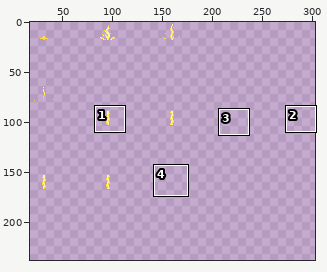
File history of a sprite sheet, Test1/Sprites/ShootingRay.png. Above: a wide view before the commit, with the close-up outlined.
Close-up. As it was:
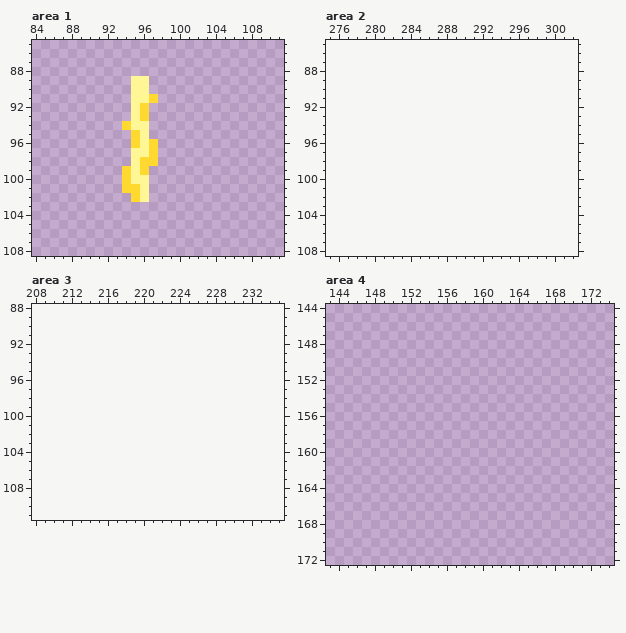
The file is 192x192 pixels. Shown: area 1: x 84..111, y 85..108; area 2: x 275..302, y 85..108; area 3: x 208..235, y 88..111; area 4: x 143..174, y 144..172. The old version is drawn lined up with the new one, on the new canvas. The wide view leaves out empty margins. The commit also changed other parts of the picture, which this record leaves out.
After:
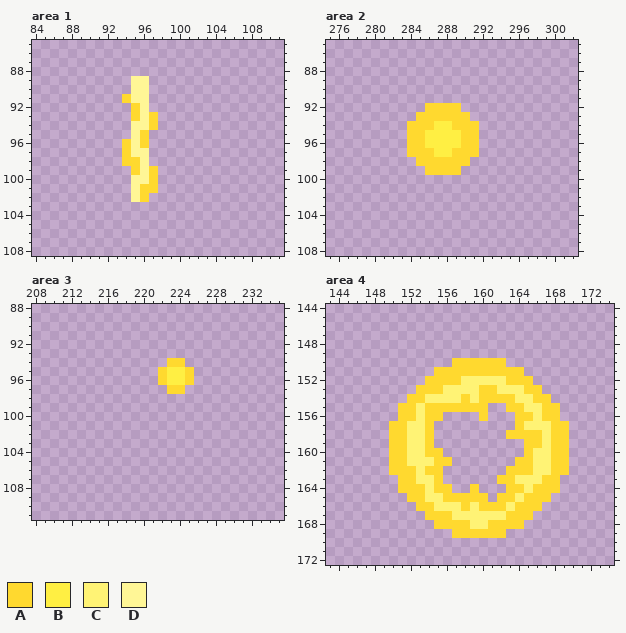
Palette (. is transparent): A #ffd92f  B #ffef43  C #fff375  D #fff696
What changed:
{"change": "canvas 192x192 -> 320x256"}
{"where": "area 1"}
{"y":91,"x":94,"old":".","new":"A"}
{"y":91,"x":97,"old":"A","new":"."}
{"y":92,"x":95,"old":"DA","new":"AD"}
{"y":93,"x":95,"old":"DA.","new":"ADA"}
{"y":94,"x":94,"old":"A","new":"."}
{"y":94,"x":97,"old":".","new":"A"}
{"y":95,"x":95,"old":"AD","new":"DA"}
{"y":96,"x":94,"old":".ADA","new":"ADA."}
{"y":97,"x":94,"old":".","new":"A"}
{"y":97,"x":97,"old":"A","new":"."}
{"y":98,"x":94,"old":".DAA","new":"AAD."}
{"y":99,"x":94,"old":"ADA.","new":".ADA"}
{"y":100,"x":94,"old":"A","new":"."}
{"y":100,"x":97,"old":".","new":"A"}
{"y":101,"x":94,"old":"AAD.","new":".DAA"}
{"y":102,"x":95,"old":"AD","new":"DA"}
{"where": "area 2"}
{"y":92,"x":286,"old":"....","new":"AAAA"}
{"y":93,"x":285,"old":"......","new":"AAAAAA"}
{"y":94,"x":284,"old":"........","new":"AAABBAAA"}
{"y":95,"x":284,"old":"........","new":"AABBBBAA"}
{"y":96,"x":284,"old":"........","new":"AABBBBAA"}
{"y":97,"x":284,"old":"........","new":"AAABBAAA"}
{"y":98,"x":285,"old":"......","new":"AAAAAA"}
{"y":99,"x":286,"old":"....","new":"AAAA"}
{"where": "area 3"}
{"y":94,"x":223,"old":"..","new":"AA"}
{"y":95,"x":222,"old":"....","new":"ABBA"}
{"y":96,"x":222,"old":"....","new":"ABBA"}
{"y":97,"x":223,"old":"..","new":"AA"}
{"where": "area 4"}
{"y":150,"x":157,"old":"......","new":"AAAAAA"}
{"y":151,"x":155,"old":"..........","new":"AAAAAAAAAA"}
{"y":152,"x":154,"old":"............","new":"AAAACCCCCAAA"}
{"y":153,"x":153,"old":"..............","new":"AAACCCCAACCCAA"}
{"y":154,"x":152,"old":"................","new":"AACCCCACAAAACCAA"}
{"y":155,"x":151,"old":"..........","new":"AACAAAAAAA"}
{"y":155,"x":163,"old":"......","new":"AACCAA"}
{"y":156,"x":151,"old":".....","new":"AACAA"}
{"y":156,"x":160,"old":".","new":"A"}
{"y":156,"x":164,"old":".....","new":"AACAA"}
{"y":157,"x":150,"old":".....","new":"AACCA"}
{"y":157,"x":164,"old":"......","new":"ACCCAA"}
{"y":158,"x":150,"old":".....","new":"AACCA"}
{"y":158,"x":163,"old":".......","new":"AAAACAA"}
{"y":159,"x":150,"old":".....","new":"AACCA"}
{"y":159,"x":165,"old":".....","new":"AACAA"}
{"y":160,"x":150,"old":"......","new":"AACCAA"}
{"y":160,"x":165,"old":".....","new":"ACCAA"}
{"y":161,"x":150,"old":".......","new":"AACCCAA"}
{"y":161,"x":164,"old":"......","new":"AACCAA"}
{"y":162,"x":150,"old":"......","new":"AAACAA"}
{"y":162,"x":163,"old":".......","new":"AAACCAA"}
{"y":163,"x":151,"old":".....","new":"AACCA"}
{"y":163,"x":162,"old":".......","new":"AACCCAA"}
{"y":164,"x":151,"old":"......","new":"AAACAA"}
{"y":164,"x":159,"old":".","new":"A"}
{"y":164,"x":163,"old":"......","new":"AACAAA"}
{"y":165,"x":152,"old":".........","new":"AACCAAAAA"}
{"y":165,"x":162,"old":"......","new":"AACAAA"}
{"y":166,"x":153,"old":"..............","new":"AACCCACAAACAAA"}
{"y":167,"x":154,"old":"............","new":"AAACCCCCCAAA"}
{"y":168,"x":155,"old":"..........","new":"AAAACCAAAA"}
{"y":169,"x":157,"old":"......","new":"AAAAAA"}
{"label":"changed","picture_box":[122,94,158,202]}
{"label":"added","picture_box":[407,103,479,175]}
{"label":"added","picture_box":[158,358,194,394]}
{"label":"added","picture_box":[389,358,569,538]}
